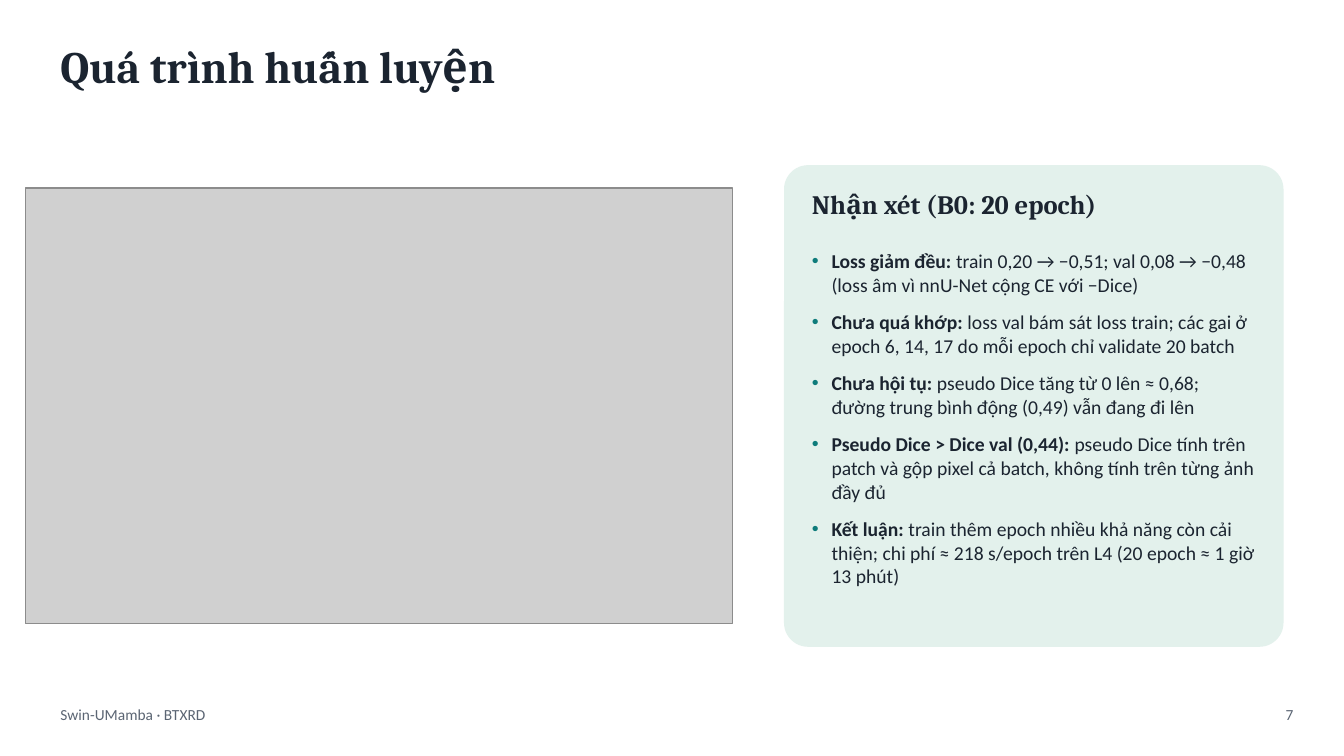
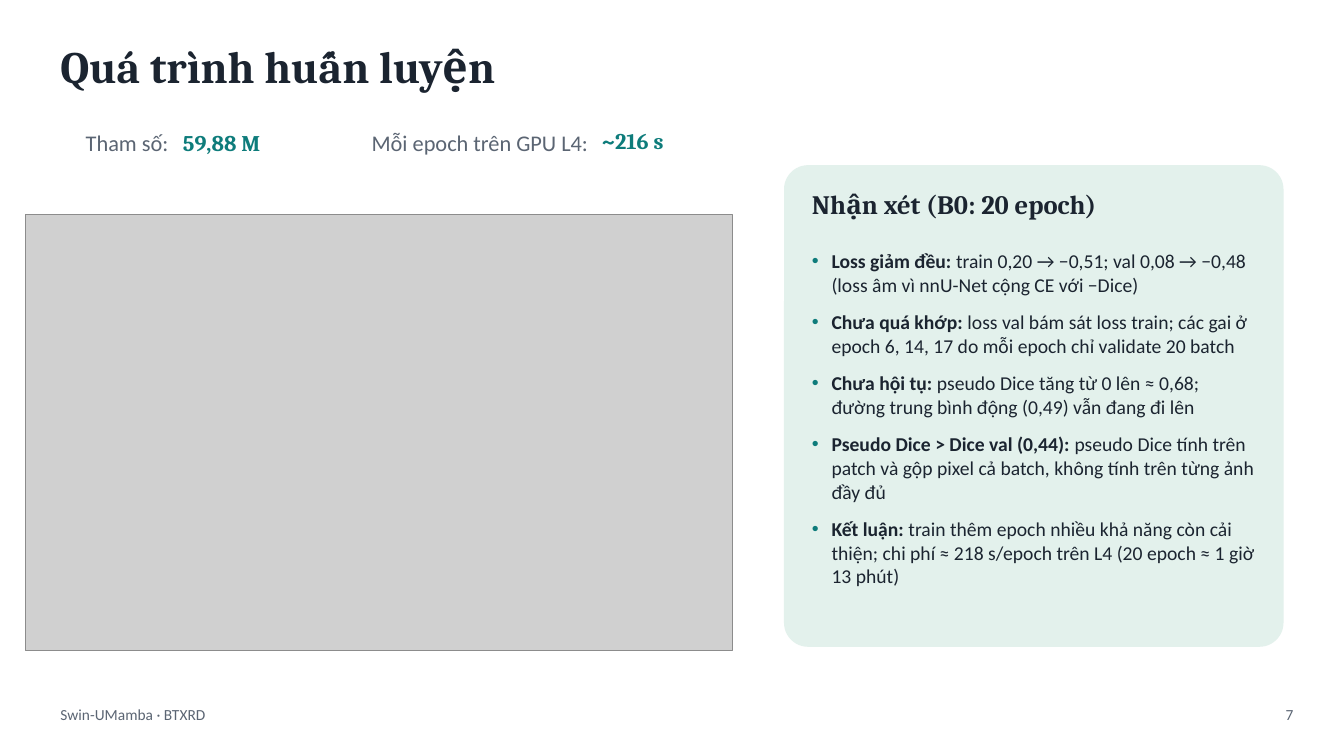
Before and after one commit to 67htb5vn/Swin-UMamba, a slide deck: slide 9 of slide.pptx. Drawn at 1344x756 pixels with LibreOffice and Linux fonts; fonts in the diff are those of the drawing; grey boxes stand for pictures. Boxes give left, top, right and bottom in pixels: in the first picture for what was removed or moved away, otherwise in the second. Text is boxed around its words. In the diff, an @@ line names an element or a change of style, - is before the commit and + after.

```diff
--- a/slide.pptx
+++ b/slide.pptx
@@ text added at (86,134,168,151), 16 pt, text #5B6573 @@
+Tham số:
@@ text added at (183,135,260,154), 16 pt, text #0E7C7B, bold @@
+59,88 M
@@ text added at (372,133,588,155), 16 pt, text #5B6573 @@
+Mỗi epoch trên GPU L4:
@@ text added at (602,134,664,149), 16 pt, text #0E7C7B, bold @@
+~216 s
@@ picture: place and size @@
-picture at (25,189,732,625)
+picture at (25,215,732,651)
```
Also in this commit, not shown: 6 other slides changed, 2 slides added, 3 slides removed, 9 other files.
